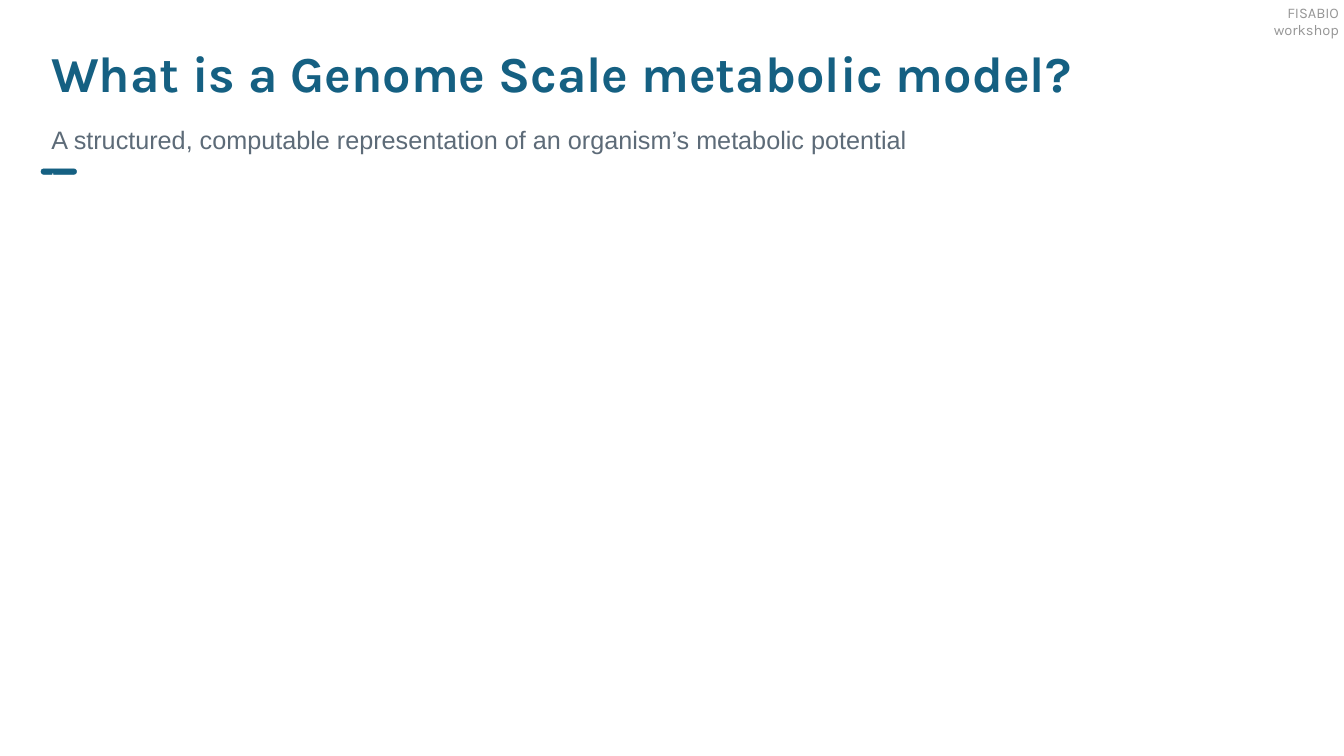
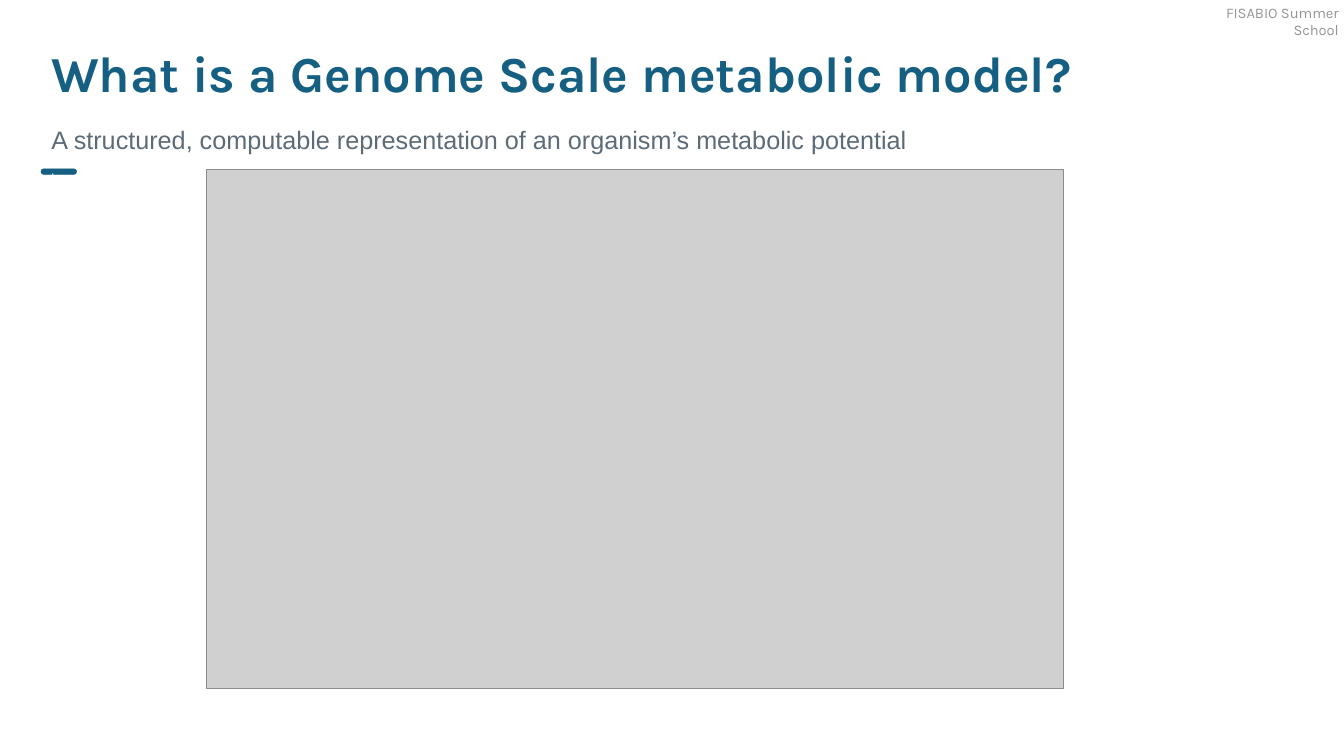
Before and after one commit to kshitijtandon/fisabio-gapseq-workshop, a slide deck: slide 8 of slides/FISABIO_workshop_v1.pptx (slide 6 before the commit). Drawn at 1344x756 pixels with LibreOffice and Linux fonts; fonts in the diff are those of the drawing; grey boxes stand for pictures. Boxes give left, top, right and bottom in pixels: in the first picture for what was removed or moved away, otherwise in the second. Text is boxed around its words. In the diff, an @@ line names an element or a change of style, - is before the commit and + after.

```diff
--- a/slides/FISABIO_workshop_v1.pptx
+++ b/slides/FISABIO_workshop_v1.pptx
@@ text at bbox=[1226, 9, 1339, 35]: text changed @@
-FISABIO workshop
+FISABIO Summer School
@@ picture added at bbox=[207, 169, 1064, 689] @@
```
Also in this commit, not shown: 4 other slides changed, 4 slides added, 2 slides removed, 6 other files.
